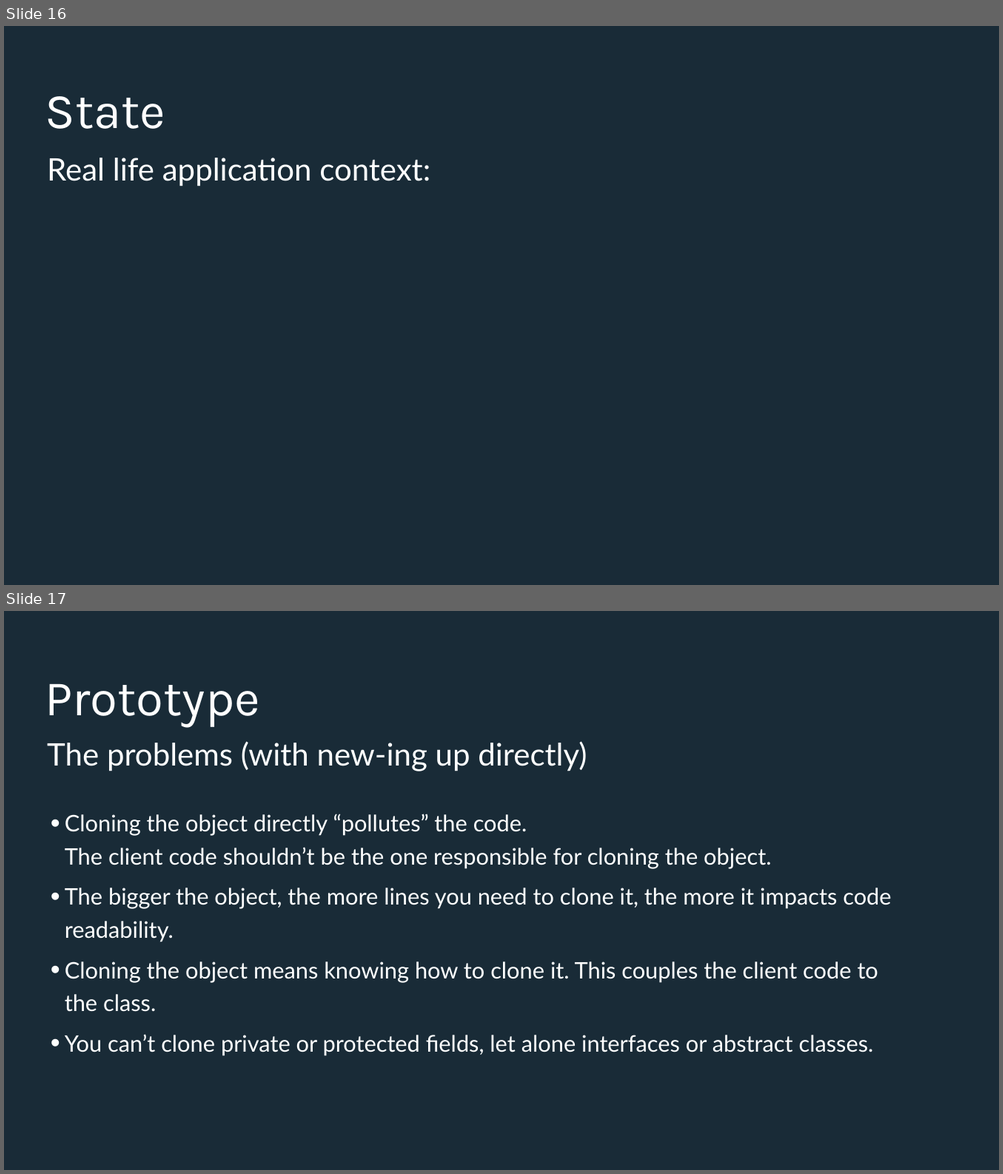
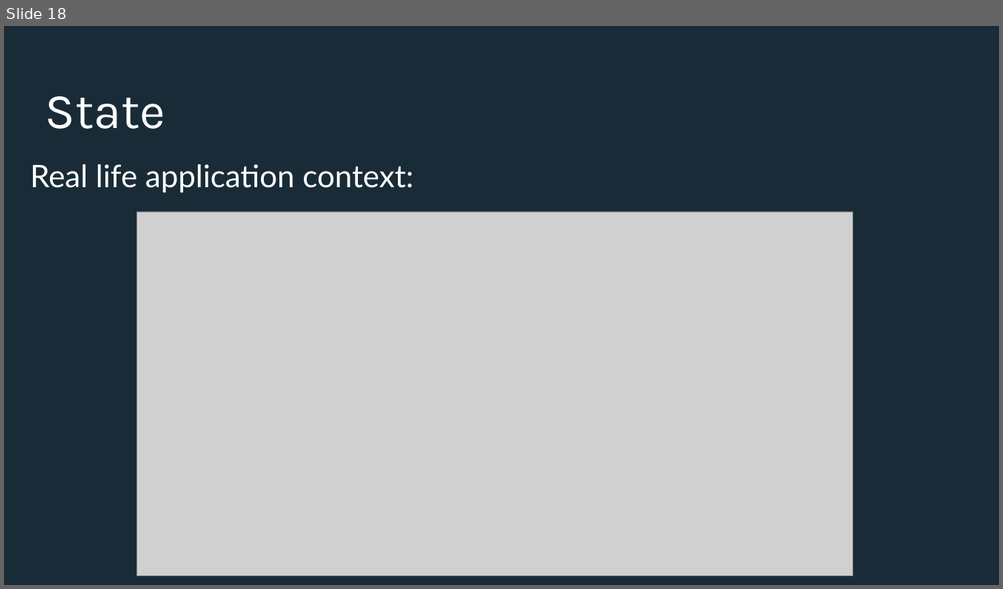
Before and after one commit to Iamsdl/Endava-DesignPatterns, a slide deck: PPT/Back to the basics, explaining design patterns with real life examples - Adapter & State.pptx. Shown one above the other, each under a label of ours: slides 16 and 17 before the commit, slide 18 after it. The pictures are 1003x1174 and 1003x589 pixels, drawn with LibreOffice and Linux fonts; fonts in the diff are those of the drawing; grey boxes stand for pictures; background and template pictures are left out. Boxes give left, top, right and bottom in pixels: in the first picture for what was removed or moved away, otherwise in the second. Text is boxed around its words. In the diff, an @@ line names an element or a change of style, - is before the commit and + after.

```diff
--- a/PPT/Back to the basics, explaining design patterns with real life examples - Adapter & State.pptx
+++ b/PPT/Back to the basics, explaining design patterns with real life examples - Adapter & State.pptx
@@ slide 17 removed at bbox=[4, 611, 999, 1170], background #192B37 @@
@@ title removed at bbox=[45, 684, 259, 728] @@
-Prototype
@@ text removed at bbox=[47, 741, 586, 772] @@
-The problems (with new-ing up directly)
@@ text removed at bbox=[65, 814, 891, 1056] @@
-• Cloning the object directly “pollutes” the code.
-  The client code shouldn’t be the one responsible for cloning the object.
-• The bigger the object, the more lines you need to clone it, the more it impacts code readability.
-• Cloning the object means knowing how to clone it. This couples the client code to the class.
-• You can’t clone private or protected fields, let alone interfaces or abstract classes.
@@ what was slide 16 is now slide 18 @@
@@ slide 18 changed as well @@
@@ text "Real life application context:": place and size @@
-text "Real life application context:" at bbox=[47, 158, 430, 187]
+text "Real life application context:" at bbox=[30, 164, 413, 193]
@@ picture added at bbox=[136, 212, 852, 576] @@
```
Also in this commit, not shown: 16 other slides changed, 3 slides added, 1 other slide removed.
